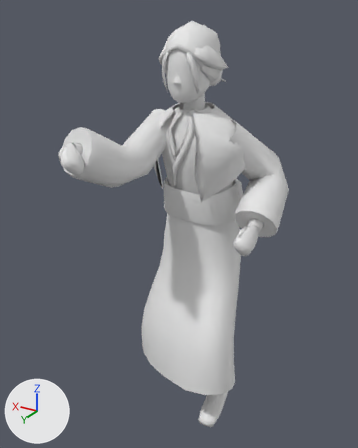
An edit to the glTF model models/characters/isabella.glb, drawn before and after from the same camera.
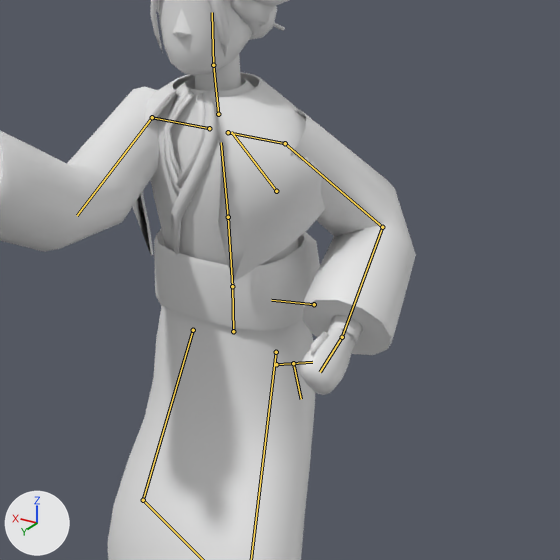
Each version appears first whole from a 50 mm lens placed at (-0.877, 1.708, 1.609), pointed at (0.012, 0.226, 0.868), and next in a close-up on the part from 25% to 100% of the width and 15% to 75% of the height. The axes (+X, +Y, +Z) are drawn at lower left. The lights are the same throughout. The first two pictures are the older version. Both versions are drawn at frame 2 of the action 'sweep_LR'; the numbers are the values there. The bones that change, and the others that lie on the model, are drawn over the model as lines in the close-ups.

The first close-up shows 'Body'.
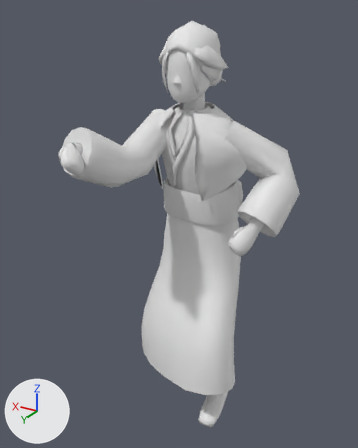
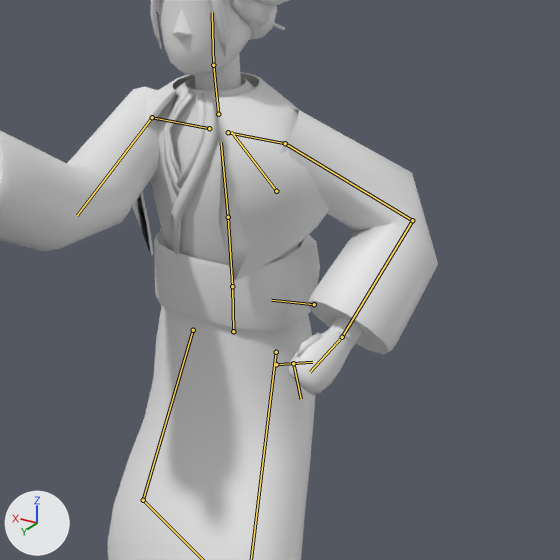
What differs and where, as boxes (x1, y1, x2, y2) in the close-ups (560 x 560 px):
```json
{"object": "Body", "change": "posed", "before": [0, 0, 416, 560], "after": [0, 0, 438, 560]}
{"bone": "UpperArm_L", "before": "(285, 143) to (382, 227)", "after": "(285, 143) to (412, 220)"}
```

Scene script edits in JSON lines:
```json
{"block": "bone_upperarm_l", "where": "bone_upperarm_l = bpy.data.objects['Armature'].pose.bones['UpperArm_L']  # child of 'Shoulder_L'"}
{"op": "set", "path": "bone_upperarm_l.rotation_quaternion", "old": "(0.942, -0.272, 0.036, -0.165)", "new": "(0.932, -0.231, 0.223, -0.055)", "note": "degrees (-32, -1, -20) -> degrees (-31, 24, -13)"}
```
